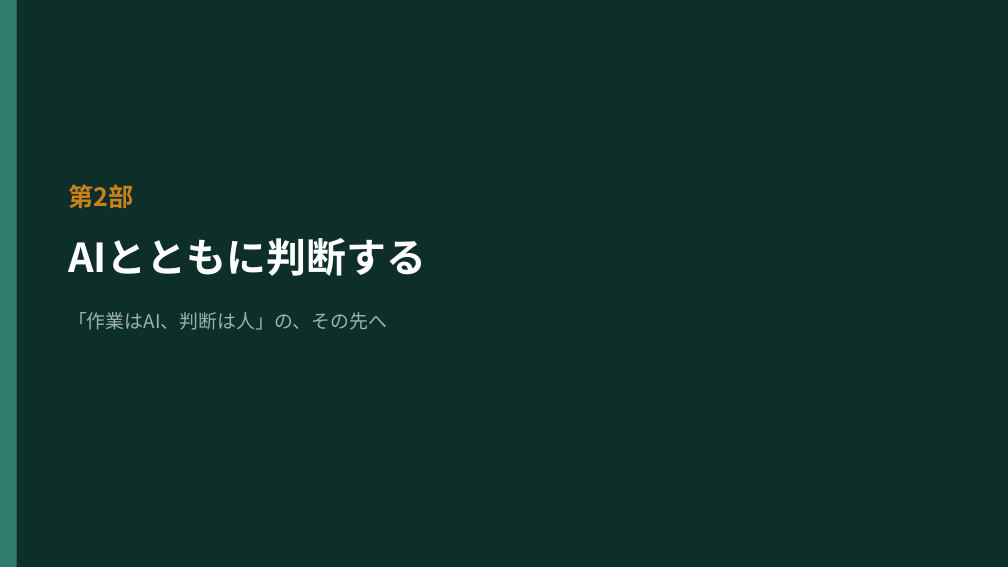
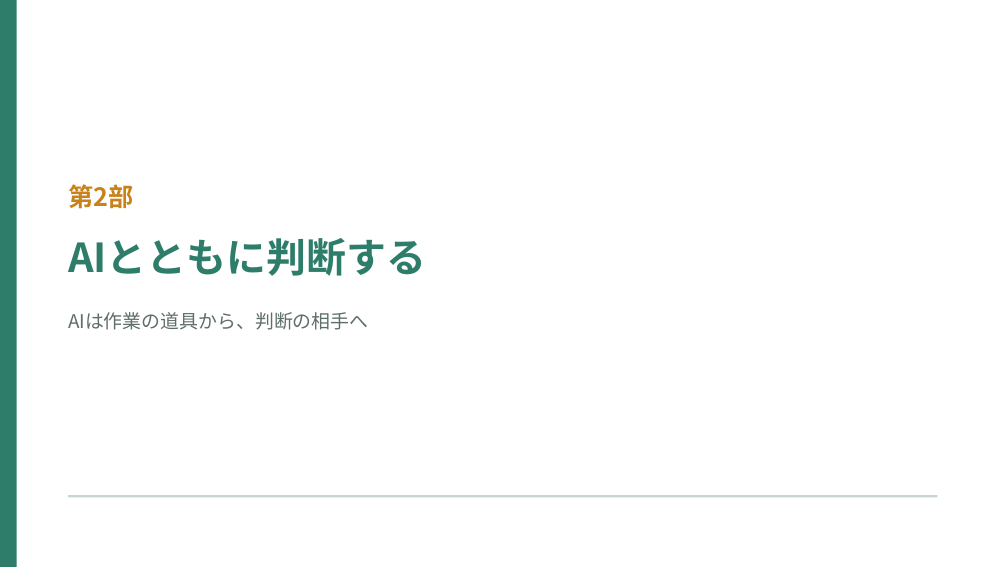
Before and after one commit to koide55/CompOutline, a slide deck: slide 8 of talks/2026-10-16-secd-fukuoka/SecurityDays2026Fukuoka_FB-05_小出.pptx (slide 9 before the commit). Drawn at 1008x567 pixels with LibreOffice and Linux fonts; fonts in the diff are those of the drawing. Boxes give left, top, right and bottom in pixels: in the first picture for what was removed or moved away, otherwise in the second. Text is boxed around its words. In the diff, an @@ line names an element or a change of style, - is before the commit and + after.

```diff
--- a/talks/2026-10-16-secd-fukuoka/SecurityDays2026Fukuoka_FB-05_小出.pptx
+++ b/talks/2026-10-16-secd-fukuoka/SecurityDays2026Fukuoka_FB-05_小出.pptx
@@ background #0E2E2A to #FFFFFF @@
@@ text "AIとともに判断する" at [68,238,426,276]: text colour #FFFFFF to #2E7D6B @@
@@ text at [68,312,369,330]: text changed; text colour #9FB2AD to #5E6E6A @@
-「作業はAI、判断は人」の、その先へ
+AIは作業の道具から、判断の相手へ
@@ rectangle added at [68,495,938,498], fill #C9D5D1 @@
```
Also in this commit, not shown: 22 other slides changed, 1 slide removed, 4 other files.
